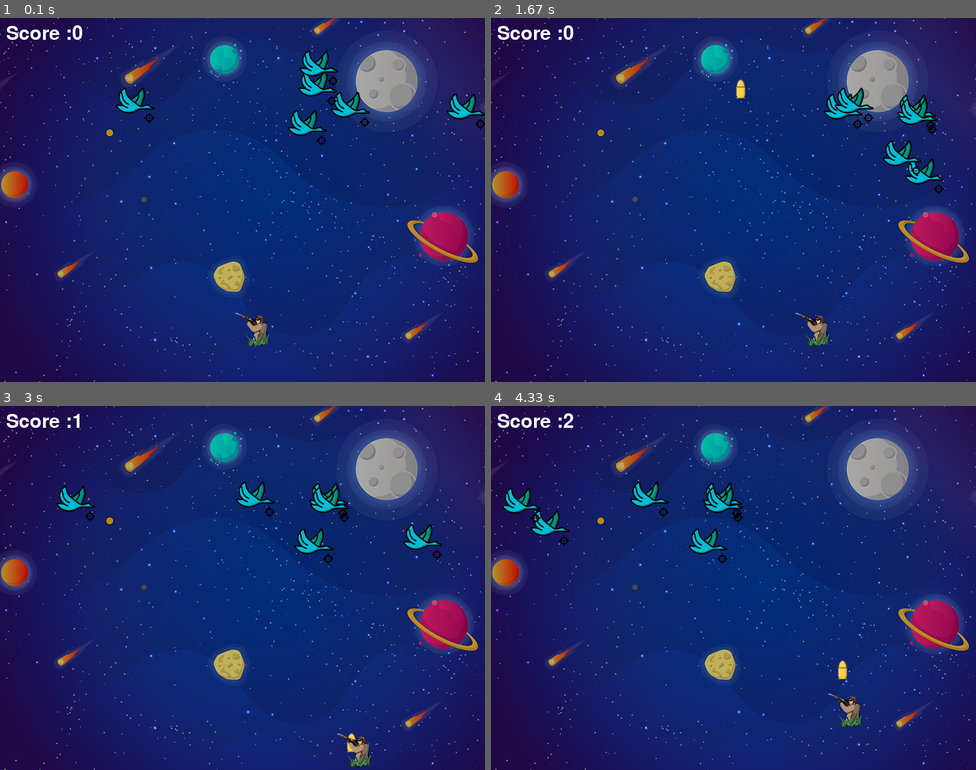
Above: before the commit, frames 1-4 (two rows, left to right).
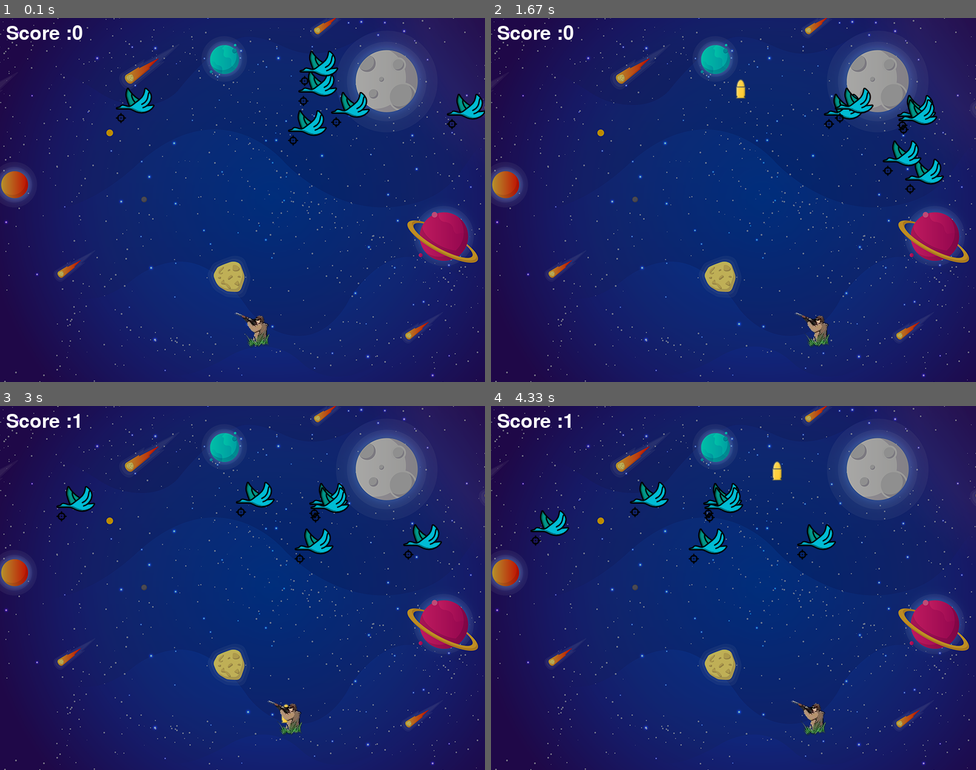
Above: after the commit, the same moments.

Repository: HeadlesssS/pygame
Game: pygame game, started from pygames/main.py
The game is run twice, just before and just after one commit, with the same random seed, the same clock (stepped at 60 frames per second) and the same inputs.
Inputs:
- Up to frame 1 (0.1 s): no input
- Up to frame 2 (1.67 s): tap Space at 0.33, 0.73, 1.03, 1.23, 1.57 s; hold Right 0.67-1.13 s; hold W 1.17-1.47 s; hold Right from 1.5 s (still down)
- Up to frame 3 (3 s): tap Space at 1.87, 2.07, 2.37, 2.63, 2.97 s; release Right at 1.97 s; hold A 2-2.53 s; hold Down 2.57-2.87 s; hold A from 2.9 s (still down)
- Up to frame 4 (4.33 s): tap Space at 3.27, 3.4, 3.8, 4.1 s; release A at 3.3 s; hold Up 3.33-3.7 s; hold D from 3.73 s (still down)

The runs differ from the first frame. In frame 1, 2.6% of the frame differs, in the area x 23-100%, y 9-36%; in frame 2, 2.1%; in frame 3, 3.0%; in frame 4, 3.4%, in the area x 2-77%, y 2-91%.

Commit message:
Removing any unnecessary files

Diff:
--- a/casino.py
+++ /dev/null
@@ -1,153 +0,0 @@
-import random
-
-MAX_LINES = 3
-MAX_BET = 100
-MIN_BET = 1
-
-ROWS = 3
-COLS = 3
-
-symbol_count = {
-    "A": 2,
-    "B": 4,
-    "C": 6,
-    "D": 8
-}
-
-symbol_value = {
-    "A": 5,
-    "B": 4,
-    "C": 3,
-    "D": 2
-}
-
-
-def check_winnings(columns, lines, bet, values):
-    winnings = 0
-    winning_lines = []
-    for line in range(lines):
-        symbol = columns[0][line]
-        for column in columns:
-            symbol_to_check = column[line]
-            if symbol != symbol_to_check:
-                break
-        else:
-            winnings += values[symbol] * bet
-            winning_lines.append(line + 1)
-
-    return winnings, winning_lines
-
-
-def get_slot_machine_spin(rows, cols, symbols):
-    all_symbols = []
-    for symbol, symbol_count in symbols.items():
-        for _ in range(symbol_count):
-            all_symbols.append(symbol)
-
-    columns = []
-    for _ in range(cols):
-        column = []
-        current_symbols = all_symbols[:]
-        for _ in range(rows):
-            value = random.choice(current_symbols)
-            current_symbols.remove(value)
-            column.append(value)
-
-        columns.append(column)
-
-    return columns
-
-
-def print_slot_machine(columns):
-    for row in range(len(columns[0])):
-        for i, column in enumerate(columns):
-            if i != len(columns) - 1:
-                print(column[row], end=" | ")
-            else:
-                print(column[row], end="")
-
-        print()
-
-
-def deposit():
-    while True:
-        amount = input("What would you like to deposit? $")
-        if amount.isdigit():
-            amount = int(amount)
-            if amount > 0:
-                break
-            else:
-                print("Amount must be greater than 0.")
-        else:
-            print("Please enter a number.")
-
-    return amount
-
-
-def get_number_of_lines():
-    while True:
-        lines = input(
-            "Enter the number of lines to bet on (1-" + str(MAX_LINES) + ")? ")
-        if lines.isdigit():
-            lines = int(lines)
-            if 1 <= lines <= MAX_LINES:
-                break
-            else:
-                print("Enter a valid number of lines.")
-        else:
-            print("Please enter a number.")
-
-    return lines
-
-
-def get_bet():
-    while True:
-        amount = input("What would you like to bet on each line? $")
-        if amount.isdigit():
-            amount = int(amount)
-            if MIN_BET <= amount <= MAX_BET:
-                break
-            else:
-                print(f"Amount must be between ${MIN_BET} - ${MAX_BET}.")
-        else:
-            print("Please enter a number.")
-
-    return amount
-
-
-def spin(balance):
-    lines = get_number_of_lines()
-    while True:
-        bet = get_bet()
-        total_bet = bet * lines
-
-        if total_bet > balance:
-            print(
-                f"You do not have enough to bet that amount, your current balance is: ${balance}")
-        else:
-            break
-
-    print(
-        f"You are betting ${bet} on {lines} lines. Total bet is equal to: ${total_bet}")
-
-    slots = get_slot_machine_spin(ROWS, COLS, symbol_count)
-    print_slot_machine(slots)
-    winnings, winning_lines = check_winnings(slots, lines, bet, symbol_value)
-    print(f"You won ${winnings}.")
-    print(f"You won on lines:", *winning_lines)
-    return winnings - total_bet
-
-
-def main():
-    balance = deposit()
-    while True:
-        print(f"Current balance is ${balance}")
-        answer = input("Press enter to play (q to quit).")
-        if answer == "q":
-            break
-        balance += spin(balance)
-
-    print(f"You left with ${balance}")
-
-
-main()
--- a/import tkinter as tk.py
+++ /dev/null
@@ -1,10 +0,0 @@
-import tkinter as tk
-
-def print_line():
-    print("lu thichis")
-
-root= tk.Tk()
-button = tk.Button(root,text="Thich",command=print_line)
-button.pack()
-
-root.mainloop()
--- a/mad_libs.py
+++ /dev/null
@@ -1,2 +0,0 @@
-import tkinter
-import random
--- a/main.py
+++ /dev/null
@@ -1,7 +0,0 @@
-import matplotlib.pyplot as plt
-
-x=[24,25,26]
-y=[23,24,25]
-
-plt.plot(x,y)
-plt.show()
--- a/pygames/main.py
+++ b/pygames/main.py
@@ -1,29 +1,32 @@
+#add menu ani game over vayesi restart
 import pygame
 import math
+
 import random
 from pygame import mixer
 
 #just initializing the game..
 pygame.init()
 
+
 #Creating the screen
-screen=pygame.display.set_mode((800,600))
+screen=pygame.display.set_mode((800,600),pygame.RESIZABLE)
 
 #background
-background=pygame.image.load("background.png")
+background=pygame.image.load("pygames/background.png")
 
 #background sound
-mixer.music.load('background.wav')
+mixer.music.load('pygames/background.wav')
 mixer.music.play(-1)
 
 #Title and Icon
 pygame.display.set_caption("Hunterrrrrr")
-icon= pygame.image.load("drippp.png")
+icon= pygame.image.load("pygames/drippp.png")
 pygame.display.set_icon(icon)
 
 
 #player
-playerImg=pygame.image.load("it.png")
+playerImg=pygame.image.load("pygames/it.png")
 playerX=380
 playerY=480
 playerX_change =0
@@ -38,7 +41,7 @@
 
 #ENEMY
 for i in range(num_of_enemies):
-    enemyImg.append(pygame.image.load("duck.png"))
+    enemyImg.append(pygame.image.load("pygames/duck.png"))
     enemyX.append(random.randint(0,736))
     enemyY.append(random.randint(50,150))
     enemyX_change.append(4)
@@ -48,7 +51,7 @@
 #ready=cant see being ready
 #fire=bullet shot
 
-BulletImg=pygame.image.load("bullet.png")
+BulletImg=pygame.image.load("pygames/bullet.png")
 bulletX=0
 bulletY=playerY
 bulletX_change=0
@@ -104,29 +107,26 @@
 
 #keystroke is event and we are checking it is right or left
         if event.type ==pygame.KEYDOWN:
-            if event.key == pygame.K_LEFT:
+            if event.key == pygame.K_LEFT or event.key == pygame.K_a:
                 playerX_change-=3
-            if event.key == pygame.K_RIGHT:
+            if event.key == pygame.K_RIGHT or event.key == pygame.K_d:
                  playerX_change+=3
 
-            if event.key == pygame.K_UP:
-                 playerY_change-=3
-            if event.key == pygame.K_DOWN:
-                 playerY_change+=3
+
                  #ya niri bulelt X player X sanga equal huda kina bullet straight? kinaki the playerx
                  #is constantly changing tala playerX+=playerX + playerX_change gareko xa
             if event.key == pygame.K_SPACE:
                 if bullet_state is "ready":
                     # get x-coordinate of the spaceship
-                    bullet_Sound=mixer.Sound('laser.wav')
+                    bullet_Sound=mixer.Sound('pygames/laser.wav')
                     bullet_Sound.play()
 
                     bulletX=playerX
                     fire_bullet(bulletX,bulletY)
         if event.type ==pygame.KEYUP:
-            if event.key == pygame.K_LEFT or event.key == pygame.K_RIGHT:
+            if event.key == pygame.K_LEFT or event.key == pygame.K_RIGHT or event.key == pygame.K_a or event.key == pygame.K_d:
                 playerX_change = 0
-            if event.key == pygame.K_UP or event.key == pygame.K_DOWN:
+            if event.key == pygame.K_UP or event.key == pygame.K_DOWN or event.key == pygame.K_w or event.key == pygame.K_s:
                 playerY_change = 0
 
 #checking for boundaries
@@ -166,14 +166,13 @@
         collision= isCollision(enemyX[i],enemyY[i],bulletX,bulletY)
         if collision:
             #explosion ko sound
-            explosion_Sound=mixer.Sound('explosion.wav')
+            explosion_Sound=mixer.Sound('pygames/explosion.wav')
             explosion_Sound.play()
             bulletY=playerY
             bullet_state="ready"
             score_value+=1
             enemyX[i]=random.randint(0,736)
             enemyY[i]=random.randint(50,150)
-
         enemy(enemyX[i],enemyY[i],i)
 
     #bullet movement
--- a/pygames/test.py
+++ /dev/null
@@ -1,16 +0,0 @@
-import pygame
-pygame.init()
-
-screen=pygame.display.set_mode((800,600))
-pygame.display.set_caption("button")
-font = pygame.font.SysFont("Georgia",40,bold=True)
-
-start_img =pygame.image.load("start_btn.png")
-start_img =pygame.image.load("start_btn.png")
-
-while True:
-    for events in pygame.event.get():
-        if events.type ==pygame.QUIT:
-            pygame.quit()
-
-    pygame.display.update()
--- a/sarpa.py
+++ /dev/null
@@ -1,145 +0,0 @@
-import tkinter
-import random
-
-ROWS = 25
-COLS = 25
-TILE_SIZE = 25
-
-WINDOW_WIDTH = TILE_SIZE * COLS #25*25 = 625
-WINDOW_HEIGHT = TILE_SIZE * ROWS #25*25 = 625
-
-class Tile:
-    def __init__(self, x, y):
-        self.x = x
-        self.y = y
-
-#game window
-window = tkinter.Tk()
-window.title("Snake")
-window.resizable(False, False)
-
-canvas = tkinter.Canvas(window, bg = "black", width = WINDOW_WIDTH, height = WINDOW_HEIGHT, borderwidth = 0, highlightthickness = 0)
-canvas.pack()
-window.update()
-
-#center the window
-window_width = window.winfo_width()
-window_height = window.winfo_height()
-screen_width = window.winfo_screenwidth()
-screen_height = window.winfo_screenheight()
-
-window_x = int((screen_width/2) - (window_width/2))
-window_y = int((screen_height/2) - (window_height/2))
-
-#format "(w)x(h)+(x)+(y)"
-window.geometry(f"{window_width}x{window_height}+{window_x}+{window_y}")
-
-#initialize game
-snake = Tile(TILE_SIZE * 5, TILE_SIZE * 5) #single tile, snake's head
-food = Tile(TILE_SIZE * 10, TILE_SIZE * 10)
-velocityX = 0
-velocityY = 0
-snake_body = [] #multiple snake tiles
-game_over = False
-score = 0
-
-def reset_game():
-    global snake, food, snake_body, game_over, score, velocityX, velocityY
-    snake = Tile(TILE_SIZE * 5, TILE_SIZE * 5)
-    food = Tile(TILE_SIZE * 10, TILE_SIZE * 10)
-    velocityX = 0
-    velocityY = 0
-    snake_body = []
-    game_over = False
-    score = 0
-
-#game loop
-def change_direction(e): #e = event
-    # print(e)
-    # print(e.keysym)
-
-    global velocityX, velocityY, game_over
-    if (game_over):
-        return #edit this code to reset game variables to play again
-    if (game_over):
-        if (e.keysym == "r"):
-            reset_game()
-        return
-    if (e.keysym == "Up" and velocityY != 1):
-        velocityX = 0
-        velocityY = -1
-
-    elif (e.keysym == "Down" and velocityY != -1):
-        velocityX = 0
-        velocityY = 1
-
-    elif (e.keysym == "Left" and velocityX != 1):
-        velocityX = -1
-        velocityY = 0
-
-    elif (e.keysym == "Right" and velocityX != -1):
-        velocityX = 1
-        velocityY = 0
-
-
-def move():
-    global snake, food, snake_body, game_over, score
-    if (game_over):
-        return
-
-    if (snake.x < 0 or snake.x >= WINDOW_WIDTH or snake.y < 0 or snake.y >= WINDOW_HEIGHT):
-        game_over = True
-        return
-
-    for tile in snake_body:
-        if (snake.x == tile.x and snake.y == tile.y):
-            game_over = True
-            return
-
-    #collision
-    if (snake.x == food.x and snake.y == food.y):
-        snake_body.append(Tile(food.x, food.y))
-        food.x = random.randint(0, COLS-1) * TILE_SIZE
-        food.y = random.randint(0, ROWS-1) * TILE_SIZE
-        score += 1
-
-    #update snake body
-    for i in range(len(snake_body)-1, -1, -1):
-        tile = snake_body[i]
-        if (i == 0):
-            tile.x = snake.x
-            tile.y = snake.y
-        else:
-            prev_tile = snake_body[i-1]
-            tile.x = prev_tile.x
-            tile.y = prev_tile.y
-
-    snake.x += velocityX * TILE_SIZE
-    snake.y += velocityY * TILE_SIZE
-
-
-def draw():
-    global snake, food, snake_body, game_over, score
-    move()
-
-    canvas.delete("all")
-
-    #draw food
-    canvas.create_rectangle(food.x, food.y, food.x + TILE_SIZE, food.y + TILE_SIZE, fill = 'red')
-
-    #draw snake
-    canvas.create_rectangle(snake.x, snake.y, snake.x + TILE_SIZE, snake.y + TILE_SIZE, fill = 'lime green')
-
-    for tile in snake_body:
-        canvas.create_rectangle(tile.x, tile.y, tile.x + TILE_SIZE, tile.y + TILE_SIZE, fill = 'lime green')
-
-    if (game_over):
-        canvas.create_text(WINDOW_WIDTH/2, WINDOW_HEIGHT/2, font = "Arial 20", text = f"Game Over: {score}", fill = "white")
-    else:
-        canvas.create_text(30, 20, font = "Arial 10", text = f"Score: {score}", fill = "white")
-
-    window.after(100, draw) #call draw again every 100ms (1/10 of a second) = 10 frames per second
-
-draw()
-window.bind("<KeyRelease>", change_direction) #when you press on any key and then let go
-window.mainloop() #used for listening to window events like key presses
Empty file removed: pygames/acctual.py
Binary file removed: pygames/bag.png
Binary file changed: pygames/duck.png
Binary file removed: pygames/man.png
Binary file removed: pygames/vecteezy_hunter-vector-illustration-design_19483321_516/vecteezy_hunter-vector-illustration-design_19483321.jpg
Empty file removed: typebr.py
Not shown, removed: pygames/vecteezy_hunter-vector-illustration-design_19483321_516.zip
Not shown, removed: pygames/vecteezy_hunter-vector-illustration-design_19483321_516/Vecteezy-License-Information.pdf
Not shown, changed: pygames/vecteezy_hunter-vector-illustration-design_19483321_516/background (1).wav
Not shown, changed: pygames/vecteezy_hunter-vector-illustration-design_19483321_516/vecteezy_hunter-vector-illustration-design_19483321.eps
